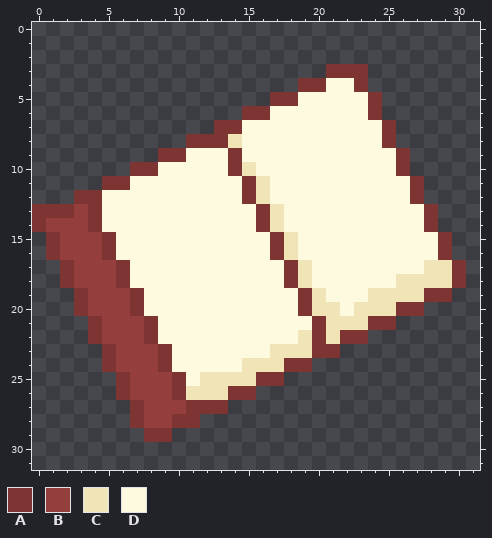
Edited in one commit: pixel-art sprite (chasergame_GodotTest/Assets/UpdatedAssets/ChapelRoom/bookdebris.png). The first picture shows the starting point.
The file is 32x32 pixels.
Palette (. is transparent): A #7d3433  B #943e3e  C #f1e4b7  D #fefae0
Pixels before, first column x 0:
 3 .....................AAA.......
 4 ...................AADDA.......
 5 .................AADDDDDA......
 6 ...............AADDDDDDDA......
 7 .............AADDDDDDDDDDA.....
 8 ...........AAACDDDDDDDDDDA.....
 9 .........AADDDADDDDDDDDDDDA....
10 .......AADDDDDACDDDDDDDDDDA....
11 .....AADDDDDDDDACDDDDDDDDDDA...
12 ...AADDDDDDDDDDACDDDDDDDDDDA...
13 AAABADDDDDDDDDDDACDDDDDDDDDDA..
14 ABBBADDDDDDDDDDDACDDDDDDDDDDA..
15 .ABBBADDDDDDDDDDDACDDDDDDDDDDA.
16 .ABBBADDDDDDDDDDDACDDDDDDDDDDA.
17 ..ABBBADDDDDDDDDDDACDDDDDDDDCCA
18 ..ABBBADDDDDDDDDDDACDDDDDDCCCCA
19 ...ABBBADDDDDDDDDDDACDDDCCCCAA.
20 ...ABBBADDDDDDDDDDDACCDCCCAA...
21 ....ABBBADDDDDDDDDDDACCCAA.....
22 ....ABBBADDDDDDDDDDCACAA.......
23 .....ABBBADDDDDDDCCCAA.........
24 .....ABBBADDDDDCCCAA...........
25 ......ABBBADCCCCAA.............
26 ......ABBBACCCAA...............
27 .......ABBBAAA.................
28 .......ABBAA...................
29 ........AA.....................
The result:
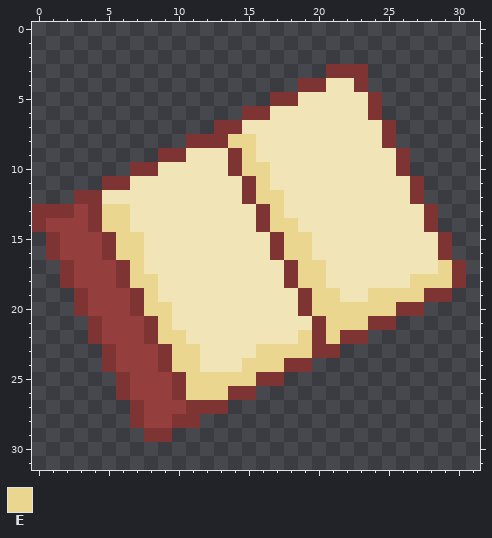
Colours new in this view: E #ead68f
Edits made:
Changed rows in their new state; - is an unchanged pixel.
first column x 5:
 4 ----------------CC-------
 5 --------------CCCCC------
 6 ------------CCCCCCC------
 7 ----------CCCCCCCCCC-----
 8 ---------EECCCCCCCCC-----
 9 ------CCC-ECCCCCCCCCC----
10 ----CCCCC-EECCCCCCCCC----
11 --CCCCCCCC-ECCCCCCCCCC---
12 CCCCCCCCCC-EECCCCCCCCC---
13 EECCCCCCCCC-ECCCCCCCCCC--
14 EECCCCCCCCC-EECCCCCCCCC--
15 -EECCCCCCCCC-EECCCCCCCCC-
16 -EECCCCCCCCC-EECCCCCCCCC-
17 --ECCCCCCCCCC-EECCCCCCC-E
18 --EECCCCCCCCC-EECCCCC-EEE
19 ---ECCCCCCCCCC-EECCEEEE--
20 ---EECCCCCCCCC-EEEEEE----
21 ----ECCCCCCCCCC-EEE------
22 ----EECCCCCCCCE-E--------
23 -----EECCCCEEEE----------
24 -----EECCCEEE------------
25 ------EEEEE--------------
26 ------EEE----------------
Pixel boxes of the changes (left, top, right, bottom) in both pictures:
changed: (102, 78, 452, 400)
